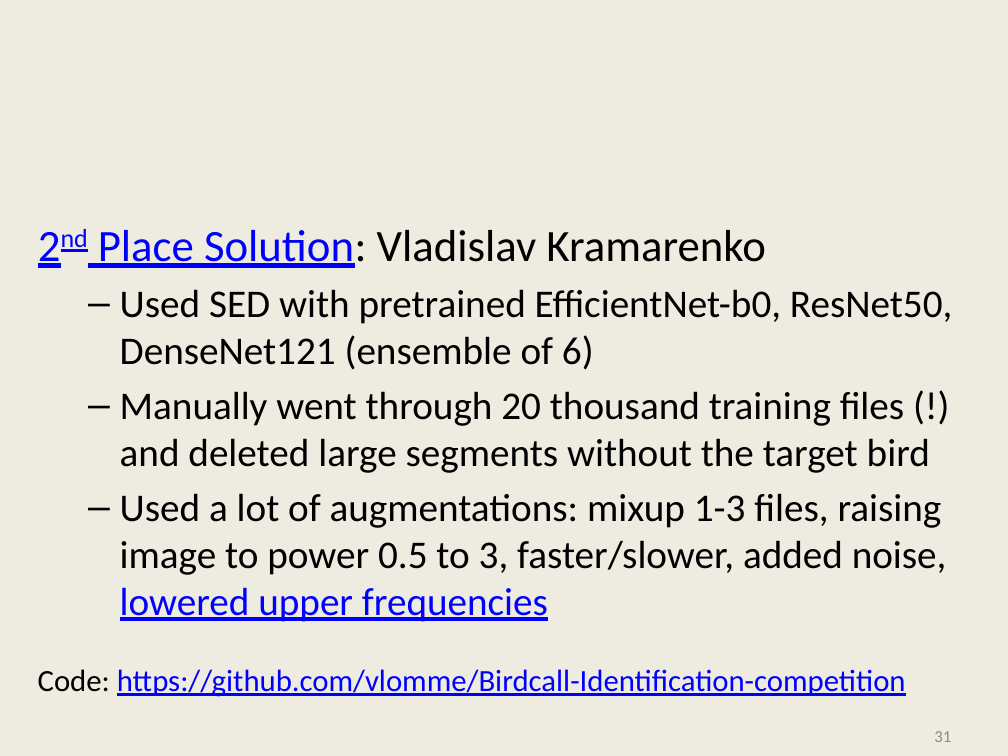
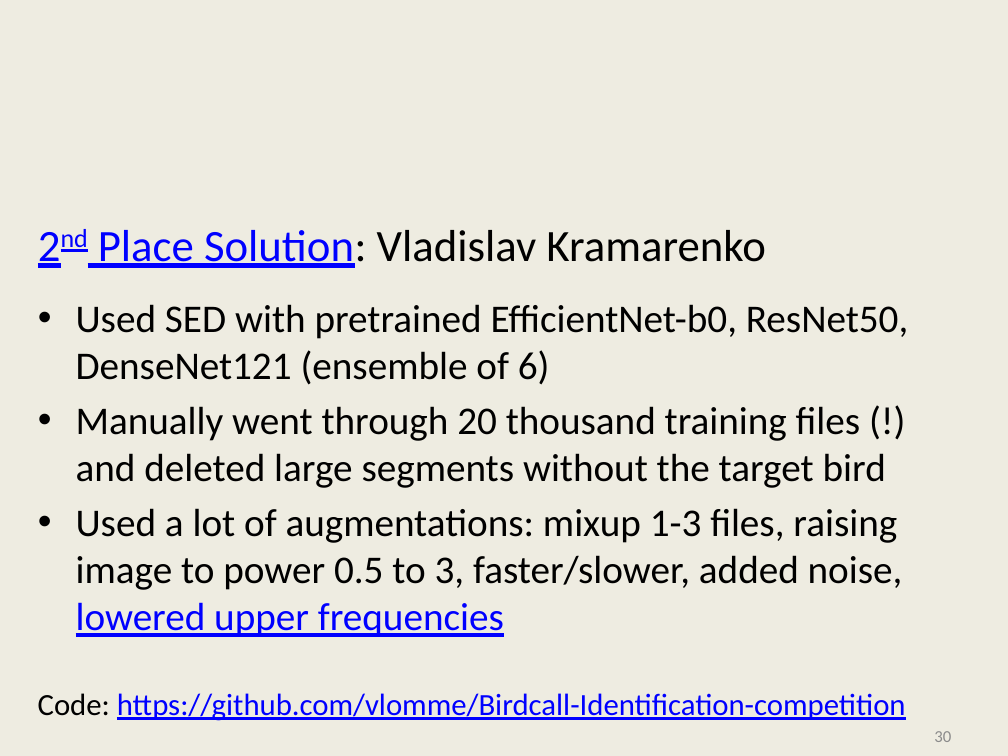
Before and after one commit to kriventsov/kaggle-2020-Cornell-Birdcall-Identification-presentation, a slide deck: slide 30 of Cornell Birdcall.pptx (slide 31 before the commit). Drawn at 1008x756 pixels with LibreOffice and Linux fonts; fonts in the diff are those of the drawing; background and template pictures are left out. Boxes give left, top, right and bottom in pixels: in the first picture for what was removed or moved away, otherwise in the second. Text is boxed around its words. In the diff, an @@ line names an element or a change of style, - is before the commit and + after.

```diff
--- a/Cornell Birdcall.pptx
+++ b/Cornell Birdcall.pptx
@@ text at [76,304,908,637]: bullet – to •; list level 2 to 1 in "Used SED with pretrained EfficientNet-b0, ..."; list level 2 to 1 in "Manually went through 20 thousand ..."; list level 2 to 1 in "Used a lot of augmentations: ..." @@
@@ text "Code: https://github.com/vlomme/Birdcall-Identification-comp ...": place and size @@
-text "Code: https://github.com/vlomme/Birdcall-Identification-comp ..." at [38,669,906,697]
+text "Code: https://github.com/vlomme/Birdcall-Identification-comp ..." at [38,693,906,721]
@@ page number at [934,731,951,742]: text changed @@
-31
+30
```
Also in this commit, not shown: 13 other slides changed, 4 slides added, 1 slide removed.
